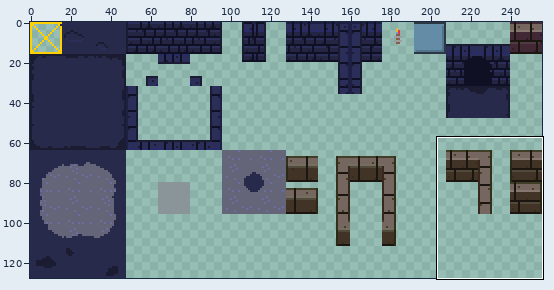
A sprite sheet gets an edit: assets/gfx/tileset.png. Above: a wide view before the commit, with the close-up outlined.
Close-up. Before the edit:
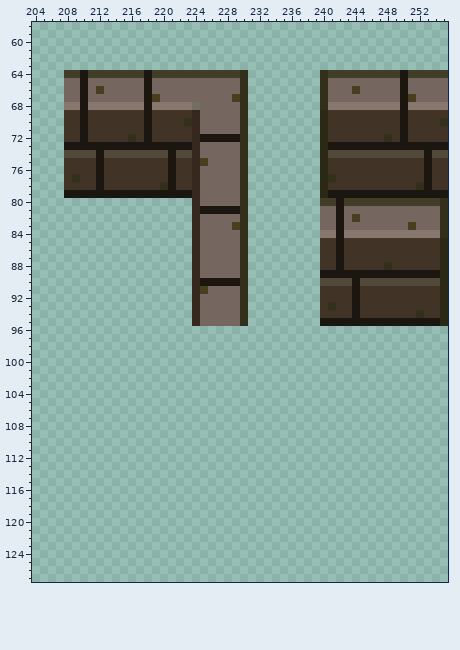
The file is 256x128 pixels. Pixels under 10% opacity are left out. Colours within 5 levels of each other are drawn and written as one. Shown: x 204..255, y 58..127. The commit also changed other parts of the picture, which this record leaves out.
After:
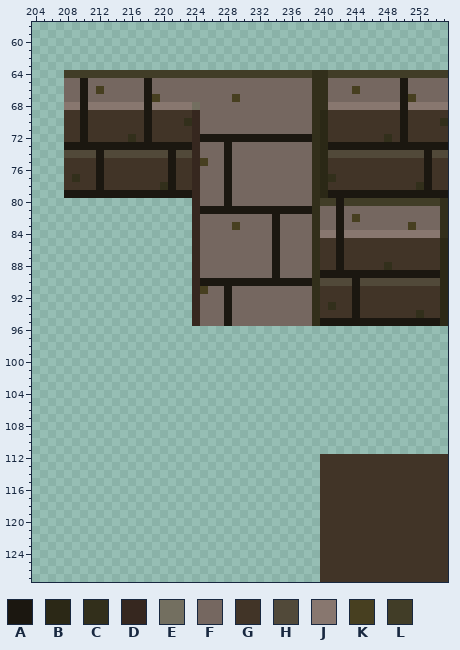
Palette (. is transparent): A #1b1710  B #2b2816  C #322f1b  D #36271f  E #736f60  F #756760  G #413427  H #514939  J #88776f  K #473f20  L #413d27
What changed:
Colour A now appears in row 72 at x 231 to 238; in row 81 at x 231 to 238; in rows 82 to 89 at x 234; in row 90 at x 231 to 238.
The author changed colour C to colour A in row 72 at x 230; in row 81 at x 230; in row 90 at x 230.
The author changed colour F to colour A in rows 73 to 80 at x 228; in rows 91 to 95 at x 228.
Colour C now appears in rows 64 to 95 at x 239.
Colour F now appears in rows 65 to 71 at x 231 to 238; in rows 73 to 80 at x 231 to 238; in rows 82 to 89 at x 231 to 233 and 235 to 238; in rows 91 to 95 at x 231 to 238.
The author changed colour C to colour F in rows 65 to 71 at x 230; in rows 73 to 80 at x 230; in rows 82 to 89 at x 230; in rows 91 to 95 at x 230.
Colour G now appears in rows 112 to 127 at x 240 to 255.
Colour L now appears in row 64 at x 231 to 238.
The author changed colour A to colour L in row 64 at x 210, 218 and 250.
The author changed colour C to colour L in row 64 at x 230.
Boxes around the changes in both close-ups, in picture pixels (x1, y1, x2, y2):
changed: (80, 70, 88, 78)
changed: (144, 70, 152, 78)
changed: (224, 70, 320, 326)
changed: (400, 70, 408, 78)
added: (320, 454, 448, 582)
